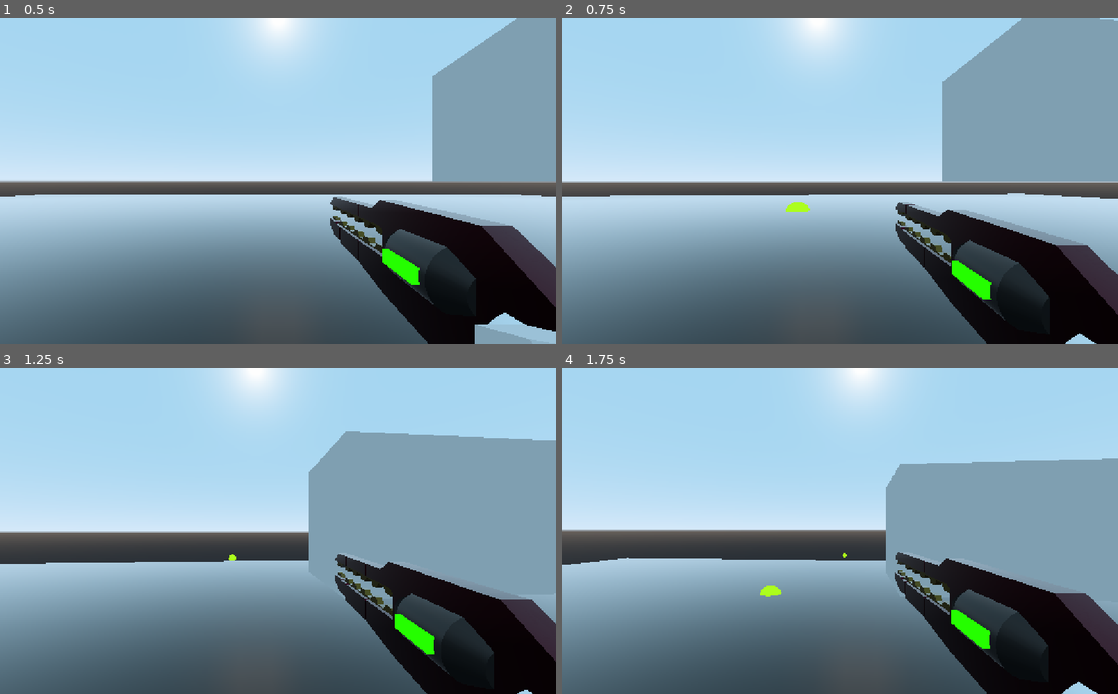
Above: before the commit, frames 1-4 (two rows, left to right).
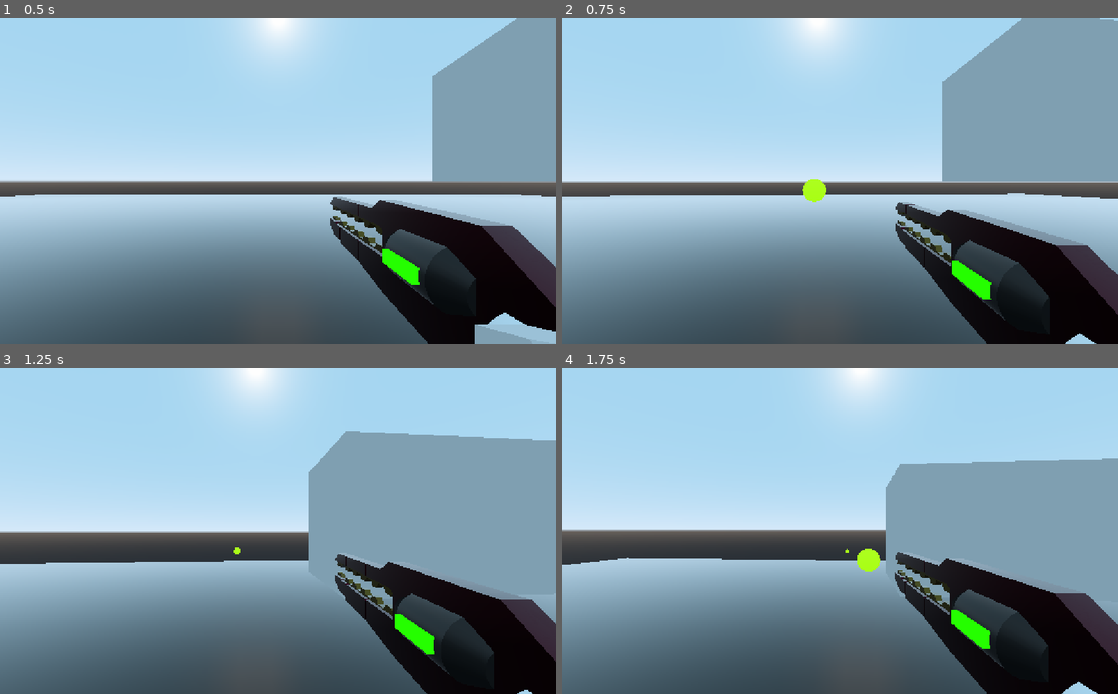
Above: after the commit, the same moments.

Repository: Jshigoodies/Experiment
Game: Godot game, scene res://Testing/TestWorld.tscn
The game is run twice, just before and just after one commit, with the same random seed, the same clock (stepped at 60 frames per second) and the same inputs.
Inputs (mouse positions are in pixels of both pictures, inside the frame that each line leads up to):
- Up to frame 1 (0.5 s): no input
- Up to frame 2 (0.75 s): tap Enter at 0.5 s; move the mouse to (867, 181) at 0.52 s; hold D (right) from 0.53 s (still down); hold Right mouse button (right_mouse_button) from 0.53 s (still down)
- Up to frame 3 (1.25 s): keep holding D (right); keep holding Right mouse button (right_mouse_button); tap Space (jump) at 0.77 s
- Up to frame 4 (1.75 s): move the mouse to (812, 531) at 1.27 s; release D (right) at 1.28 s; release Right mouse button (right_mouse_button) at 1.28 s; hold S (backward) from 1.28 s (still down); tap W (foward) at 1.35 s; tap Space (jump) at 1.52 s; right-click (812, 531) at 1.55 s

Frame 1 is identical in both runs. In frame 2, 0.3% of the frame differs, in the area x 40-48%, y 49-60%; in frame 3, less than 0.1%; in frame 4, 0.3%, in the area x 35-58%, y 55-71%.

Commit message:
just got the bullet to instances at the rail gun

Diff:
--- a/Model Assets/rail gun.gd
+++ b/Model Assets/rail gun.gd
@@ -9,7 +9,6 @@
 func shoot():
 	var bullet_instance = bullet_scene.instance()
 	var bullet = bullet_instance
-	bullet.global_transform.origin = $GunMuzzle.global_transform.origin
-	bullet.global_transform.basis = $GunMuzzle.global_transform.basis
 
-	get_tree().current_scene.add_child(bullet)
+	get_tree().get_root().add_child(bullet)
+	bullet.set_global_transform($GunMuzzle.get_global_transform())
